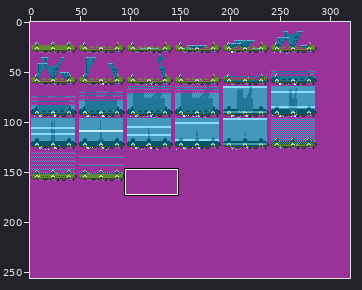
A sprite sheet gets an edit: _res/base_teleporter.png. Above: a wide view before the commit, with the close-up outlined.
Close-up. Before:
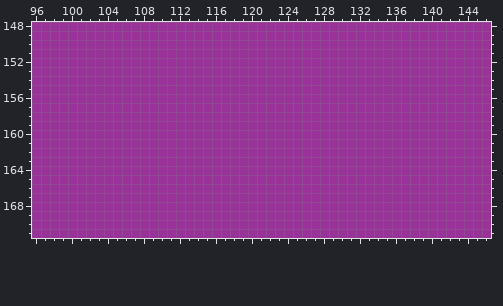
The file is 320x256 pixels. Shown: x 96..146, y 148..171.
The same view after the edit:
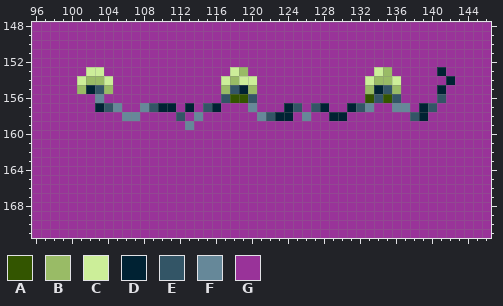
Palette (. is transparent): A #335500  B #99bb66  C #ccee99  D #002233  E #335566  F #668899  G #993399
Commit: move ground base teleporter to same level as vehicle, add front part
Changes in this commit:
y 153: x 102..103 GG -> CC; x 118..119 GG -> CB; x 134..135 GG -> CB; x 141 G -> D
y 154: x 101..104 GGGG -> CBBC; x 117..120 GGGG -> CBCC; x 133..136 GGGG -> CBBC; x 142 G -> D
y 155: x 101..104 GGGG -> BDEB; x 117..120 GGGG -> BEDB; x 133..136 GGGG -> BDEB; x 141 G -> D
y 156: x 103 G -> F; x 117..120 GGGG -> EAAE; x 133..136 GGGG -> AEAE; x 141 G -> E
y 157: x 103..105 GGG -> DEF; x 108..111 GGGG -> FEDD; x 113 G -> D; x 115..116 GG -> ED; x 120 G -> F; x 124..125 GG -> DE; x 127..128 GG -> ED; x 131..133 GGG -> DEF; x 136..137 GG -> FF; x 139..140 GG -> DE
y 158: x 106..107 GG -> FF; x 112 G -> E; x 114 G -> F; x 121..124 GGGG -> FEDD; x 126 G -> F; x 129..130 GG -> DD; x 138..139 GG -> ED
y 159: x 113 G -> F
Pixel boxes of the changes (left, top, right, bottom) in both close-ups:
changed: (77, 67, 455, 130)
